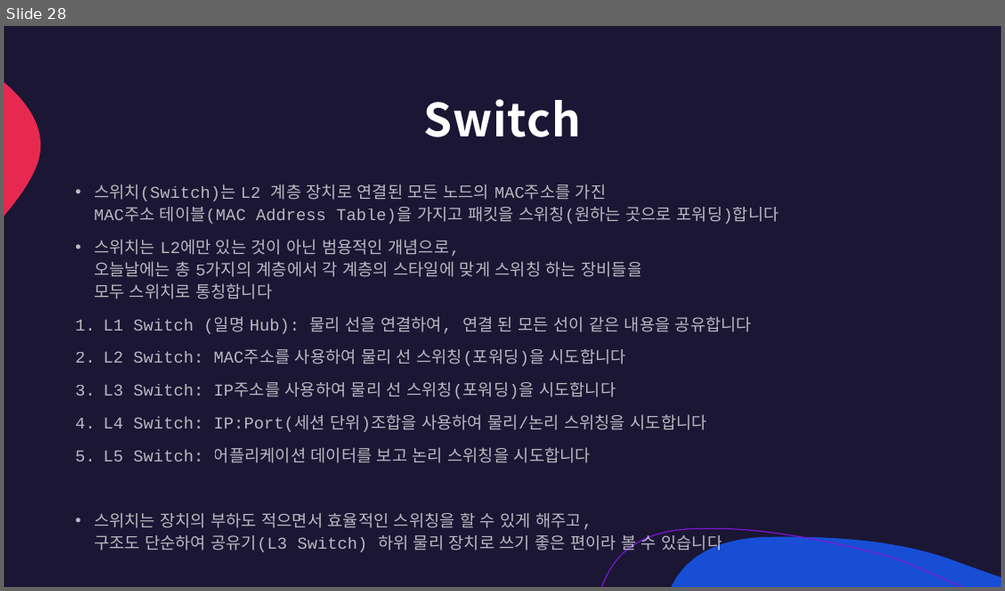
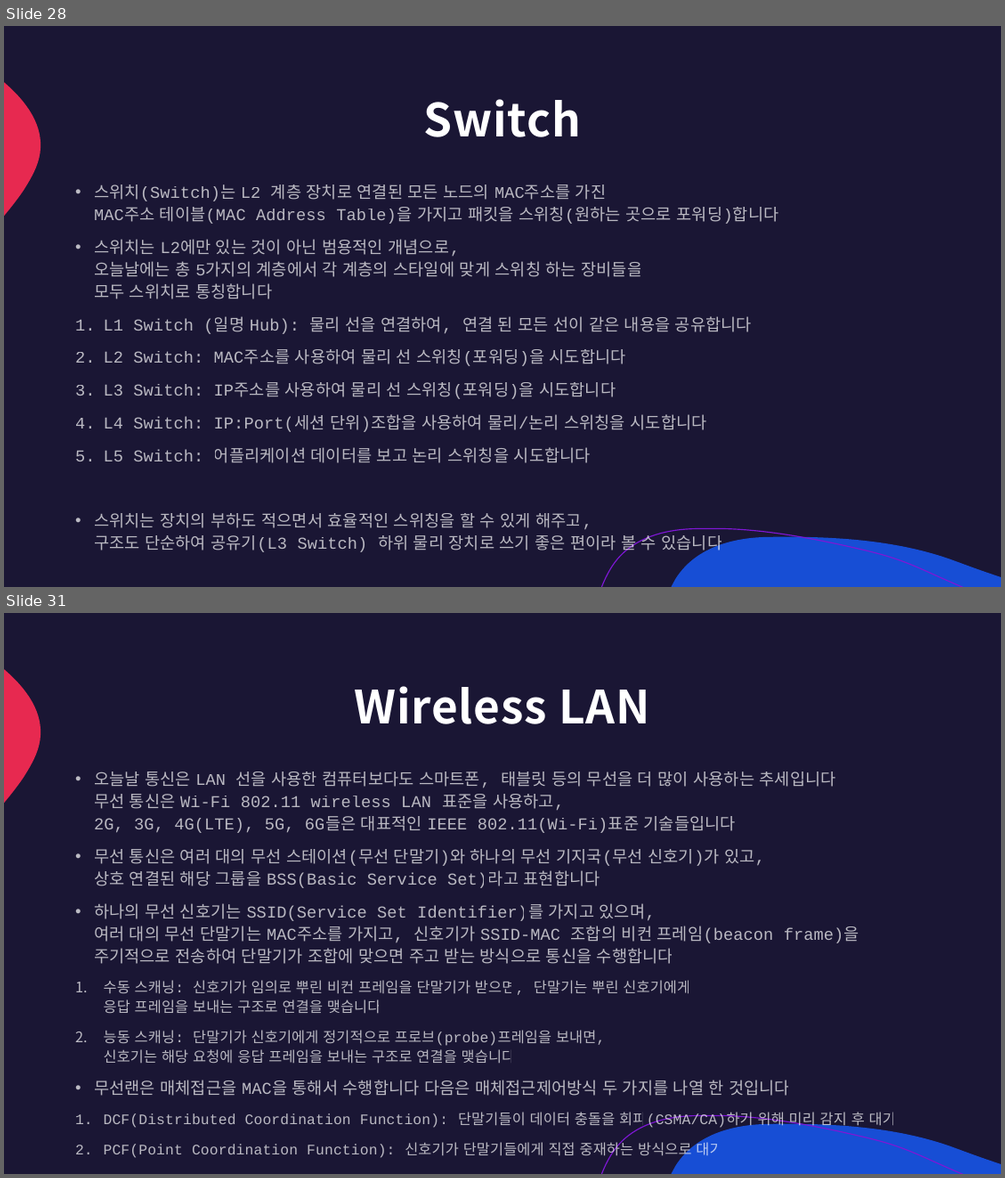
Before and after one commit to lumen4723/2024_network, a slide deck: 3.pptx. Shown one above the other, each under a label of ours: slide 28 before the commit, slides 28 and 31 after it; the slides between them are not shown. The pictures are 1005x591 and 1005x1178 pixels, drawn with LibreOffice and Linux fonts; fonts in the diff are those of the drawing. Boxes give left, top, right and bottom in pixels: in the first picture for what was removed or moved away, otherwise in the second. Text is boxed around its words. In the diff, an @@ line names an element or a change of style, - is before the commit and + after.

```diff
--- a/3.pptx
+++ b/3.pptx
@@ slide 31 added at bbox=[4, 613, 1001, 1174], background #1A1634; not listed: 3 template elements that a slide beside it also shows @@
@@ title added at bbox=[355, 686, 649, 724], 44 pt, text #FFFFFF, bold @@
+Wireless LAN
@@ text added at bbox=[94, 771, 896, 1159], 16 pt, text #FFFFFF at 70% opacity @@
+• 오늘날 통신은 LAN 선을 사용한 컴퓨터보다도 스마트폰, 태블릿 등의 무선을 더 많이 사용하는 추세입니다
+  무선 통신은 Wi-Fi 802.11 wireless LAN 표준을 사용하고,
+  2G, 3G, 4G(LTE), 5G, 6G들은 대표적인 IEEE 802.11(Wi-Fi)표준 기술들입니다
+• 무선 통신은 여러 대의 무선 스테이션(무선 단말기)와 하나의 무선 기지국(무선 신호기)가 있고,
+  상호 연결된 해당 그룹을 BSS(Basic Service Set)라고 표현합니다
+• 하나의 무선 신호기는 SSID(Service Set Identifier)를 가지고 있으며,
+  여러 대의 무선 단말기는 MAC주소를 가지고, 신호기가 SSID-MAC 조합의 비컨 프레임(beacon frame)을
+  주기적으로 전송하여 단말기가 조합에 맞으면 주고 받는 방식으로 통신을 수행합니다
+1. 수동 스캐닝: 신호기가 임의로 뿌린 비컨 프레임을 단말기가 받으면, 단말기는 뿌린 신호기에게
+   응답 프레임을 보내는 구조로 연결을 맺습니다
+2. 능동 스캐닝: 단말기가 신호기에게 정기적으로 프로브(probe)프레임을 보내면,
+   신호기는 해당 요청에 응답 프레임을 보내는 구조로 연결을 맺습니다
+• 무선랜은 매체접근을 MAC을 통해서 수행합니다 다음은 매체접근제어방식 두 가지를 나열 한 것입니다
+1. DCF(Distributed Coordination Function): 단말기들이 데이터 충돌을 회피(CSMA/CA)하기 위해 미리 감지 후 대기
+2. PCF(Point Coordination Function): 신호기가 단말기들에게 직접 중재하는 방식으로 대기
```
Also in this commit, not shown: 1 slide changed, 3 other slides added, 1 other file.
